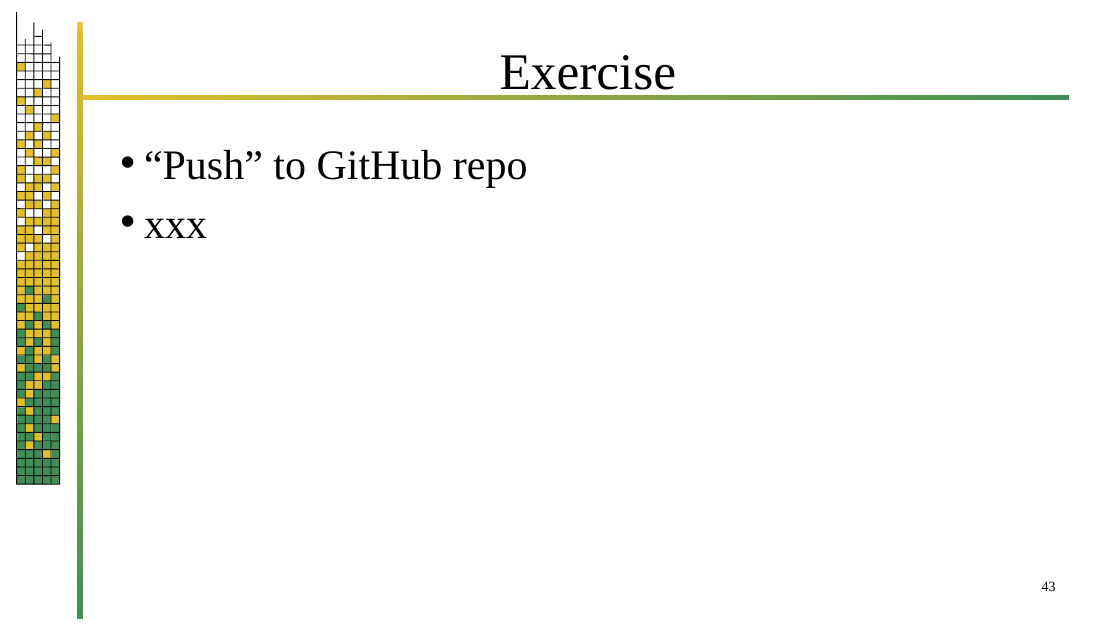
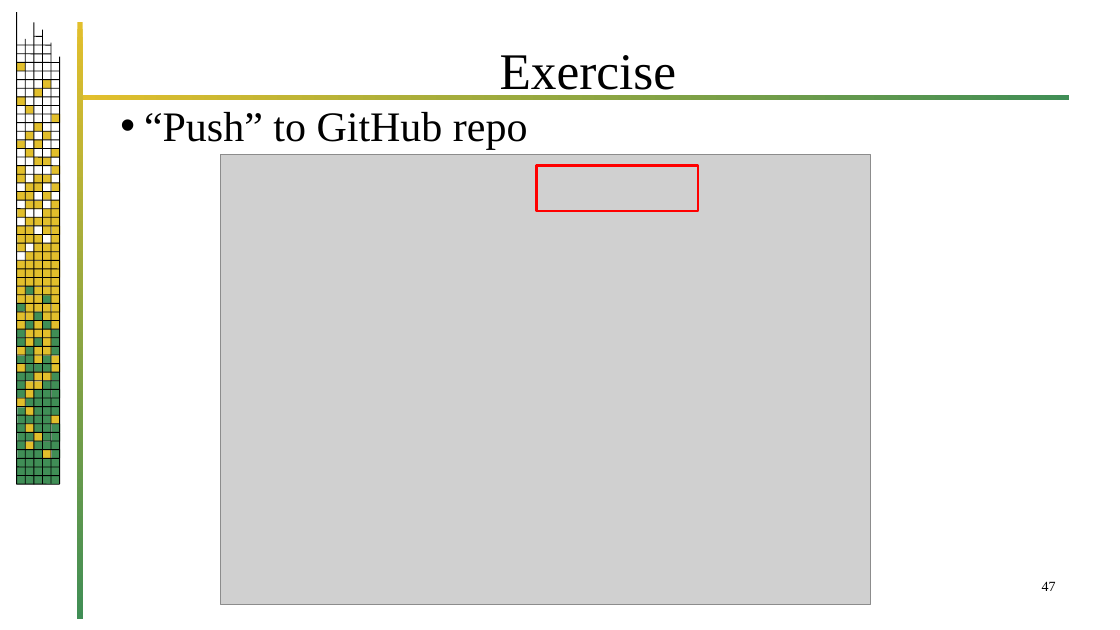
Before and after one commit to jrb28/git, a slide deck: slide 47 of 26bGit.pptx (slide 43 before the commit). Drawn at 1120x630 pixels with LibreOffice and Linux fonts; fonts in the diff are those of the drawing; grey boxes stand for pictures; background and template pictures are left out. Boxes give left, top, right and bottom in pixels: in the first picture for what was removed or moved away, otherwise in the second. Text is boxed around its words. In the diff, an @@ line names an element or a change of style, - is before the commit and + after.

```diff
--- a/26bGit.pptx
+++ b/26bGit.pptx
@@ text "“Push” to GitHub repo": place and size @@
-text "“Push” to GitHub repo" at <box>144,150,528,238</box>
+text "“Push” to GitHub repo" at <box>144,112,528,149</box>
@@ picture added at <box>221,154,870,605</box> @@
@@ rectangle added at <box>537,166,699,211</box>, outline #FF0000 2.25 pt @@
@@ text at <box>144,218,207,238</box>: paragraph removed @@
-• xxx
@@ page number at <box>1042,581,1056,591</box>: text changed @@
-43
+47
```
Also in this commit, not shown: 3 other slides changed, 4 slides added.
